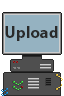
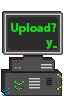
Two versions of the same layered image (64 x 96). Layer-by-layer changes:
added layer "y" above "Upload?" over [46, 40, 53, 50]
renamed "Upload" to "Upload?", painted on it over [5, 23, 58, 41]
renamed "Layer 2" to "Layer 4", painted on it over [1, 11, 64, 96]
